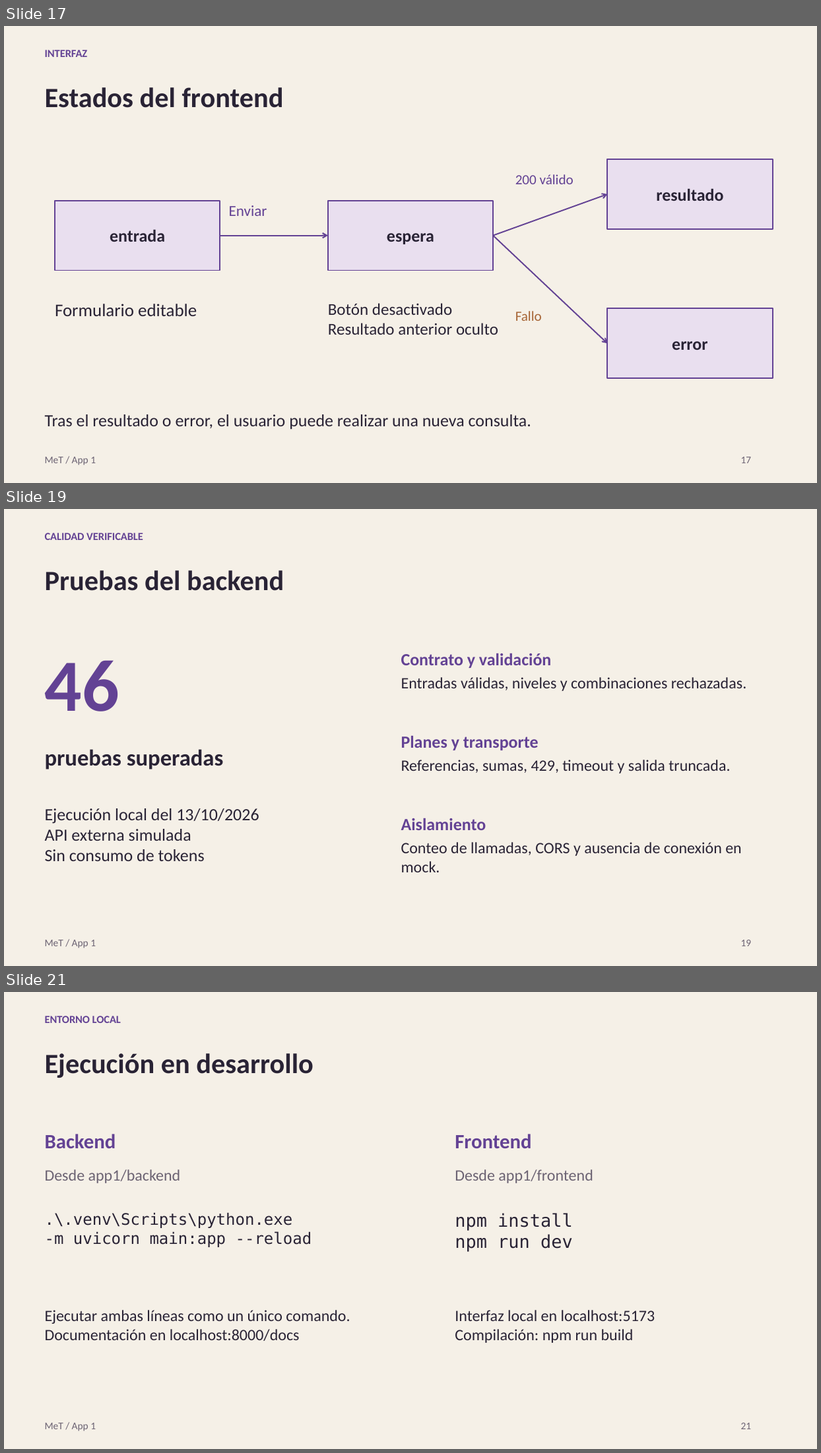
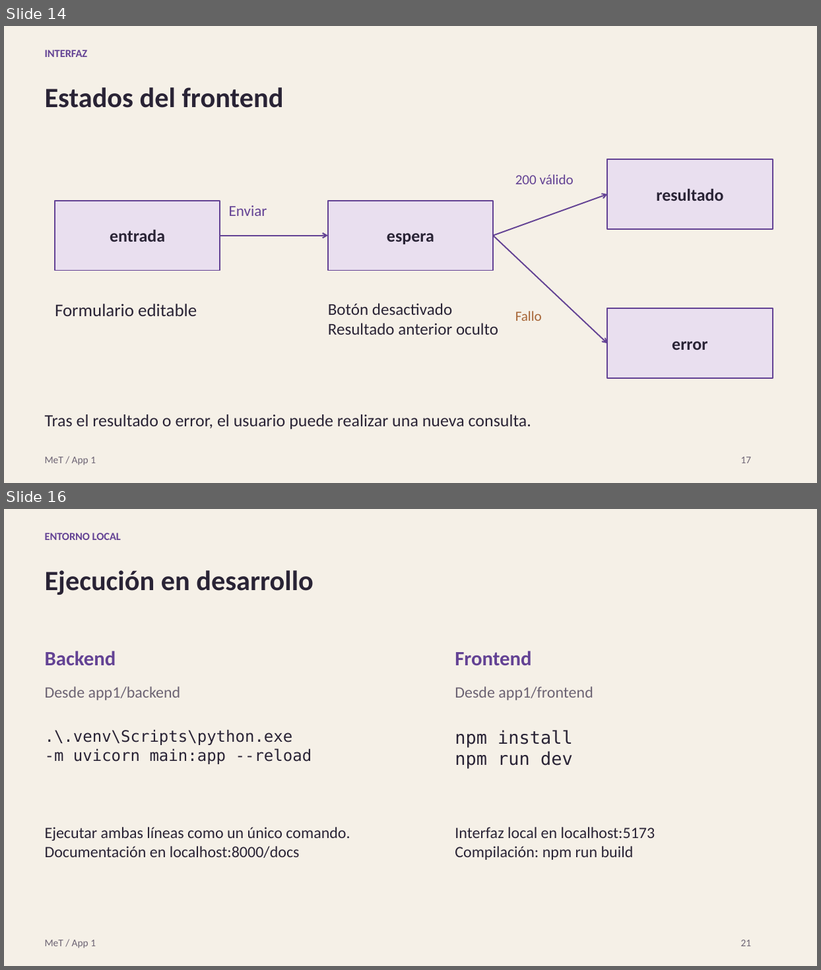
Before and after one commit to Marinettoo/Minecraft-Enchanting-Tool, a slide deck: presentacion/MeT-App1-Presentacion.pptx. Shown one above the other, each under a label of ours: slides 17, 19 and 21 before the commit, slides 14 and 16 after it; the slides between them are not shown. The pictures are 821x1453 and 821x970 pixels, drawn with LibreOffice and Linux fonts; fonts in the diff are those of the drawing. Boxes give left, top, right and bottom in pixels: in the first picture for what was removed or moved away, otherwise in the second. Text is boxed around its words. In the diff, an @@ line names an element or a change of style, - is before the commit and + after.

```diff
--- a/presentacion/MeT-App1-Presentacion.pptx
+++ b/presentacion/MeT-App1-Presentacion.pptx
@@ slide 19 removed at (4,509,817,966), background #F5F0E7 @@
@@ text removed at (45,533,143,540) @@
-CALIDAD VERIFICABLE
@@ text removed at (45,570,284,591) @@
-Pruebas del backend
@@ text removed at (45,661,120,712) @@
-46
@@ text removed at (401,654,551,668) @@
-Contrato y validación
@@ text removed at (401,677,746,691) @@
-Entradas válidas, niveles y combinaciones rechazadas.
@@ text removed at (401,736,539,751) @@
-Planes y transporte
@@ text removed at (45,749,224,770) @@
-pruebas superadas
@@ text removed at (401,760,730,774) @@
-Referencias, sumas, 429, timeout y salida truncada.
@@ text removed at (45,809,259,861) @@
-Ejecución local del 13/10/2026
-API externa simulada
-Sin consumo de tokens
@@ text removed at (401,819,486,830) @@
-Aislamiento
@@ text removed at (401,842,742,873) @@
-Conteo de llamadas, CORS y ausencia de conexión en mock.
@@ text removed at (45,940,96,949) @@
-MeT / App 1
@@ text removed at (741,940,752,947) @@
-19
@@ what was slide 17 is now slide 14 @@
@@ what was slide 21 is now slide 16 @@
```
Also in this commit, not shown: 6 slides changed, 6 other slides removed, 2 other files.
